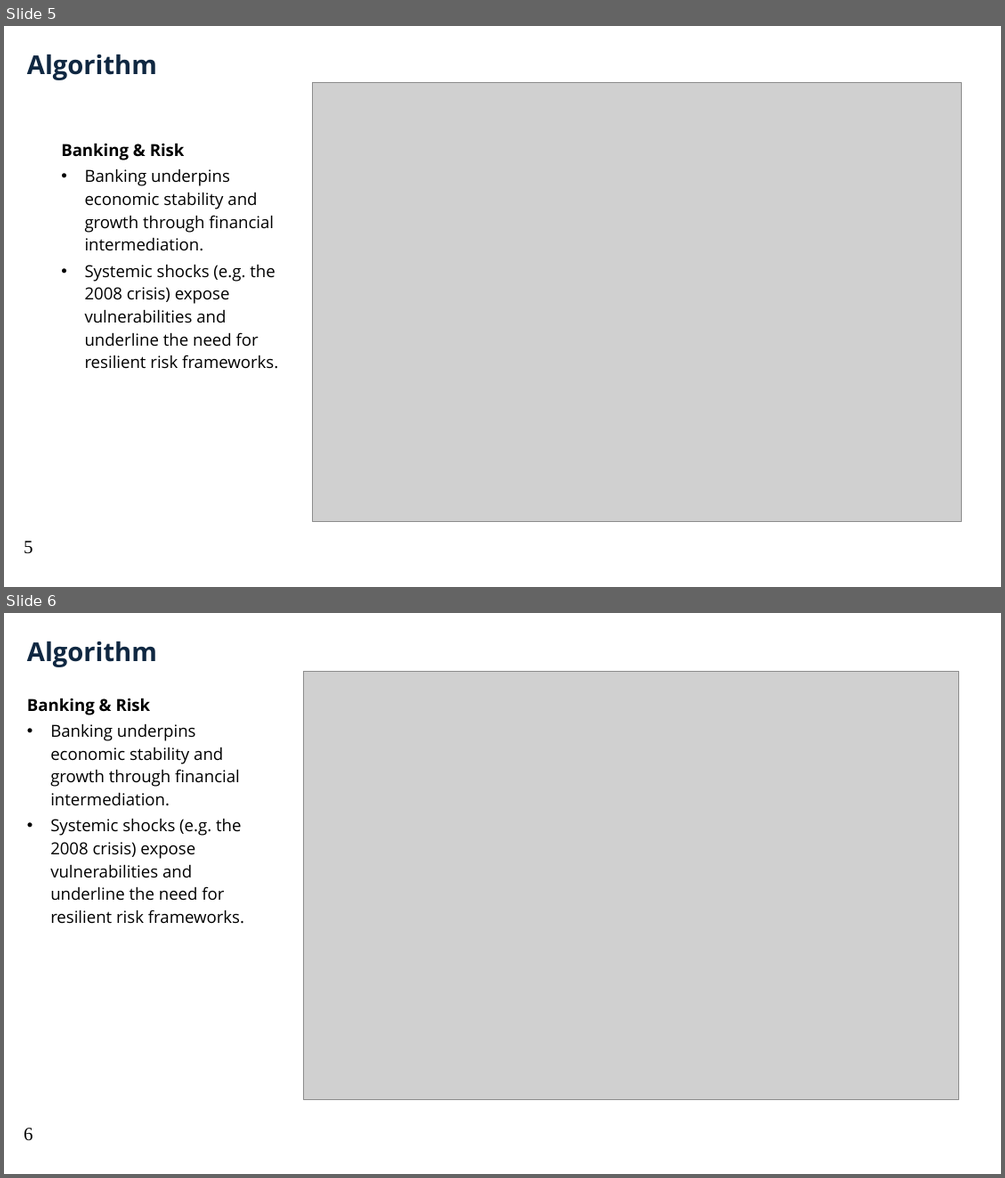
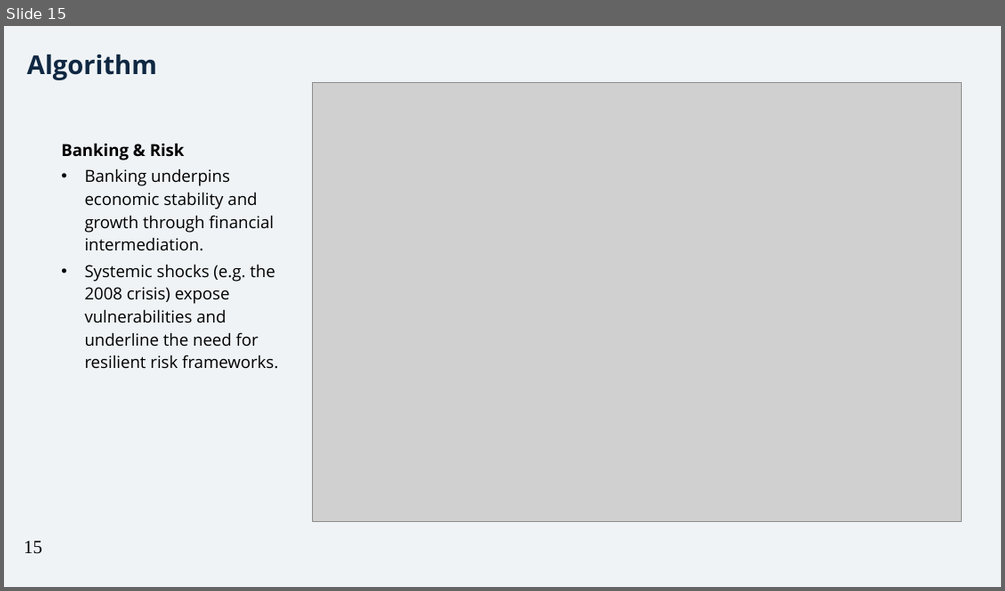
Before and after one commit to Phd-Artifacts-RJ/Conf_paper_presentation, a slide deck: AIML_Ravi_conf_draft_v01.pptx. Shown one above the other, each under a label of ours: slides 5 and 6 before the commit, slide 15 after it. The pictures are 1005x1178 and 1005x591 pixels, drawn with LibreOffice and Linux fonts; fonts in the diff are those of the drawing; grey boxes stand for pictures; background and template pictures are left out. Boxes give left, top, right and bottom in pixels: in the first picture for what was removed or moved away, otherwise in the second. Text is boxed around its words. In the diff, an @@ line names an element or a change of style, - is before the commit and + after.

```diff
--- a/AIML_Ravi_conf_draft_v01.pptx
+++ b/AIML_Ravi_conf_draft_v01.pptx
@@ slide 6 removed at bbox=[4, 613, 1001, 1174], background #FFFFFF @@
@@ text removed at bbox=[27, 641, 157, 667] @@
-Algorithm
@@ picture removed at bbox=[303, 672, 959, 1099] @@
@@ text removed at bbox=[27, 698, 244, 924] @@
-Banking & Risk
-• Banking underpins economic stability and growth through financial intermediation.
-• Systemic shocks (e.g. the 2008 crisis) expose vulnerabilities and underline the need for resilient risk frameworks.
@@ page number removed at bbox=[24, 1127, 32, 1141] @@
-6
@@ what was slide 5 is now slide 15 @@
@@ slide 15 changed as well @@
@@ background #FFFFFF to #EFF3F6 @@
@@ page number at bbox=[24, 540, 42, 554]: text changed @@
-5
+15
```
Also in this commit, not shown: 25 other slides changed, 16 slides added, 2 other slides removed, 1 other file.
